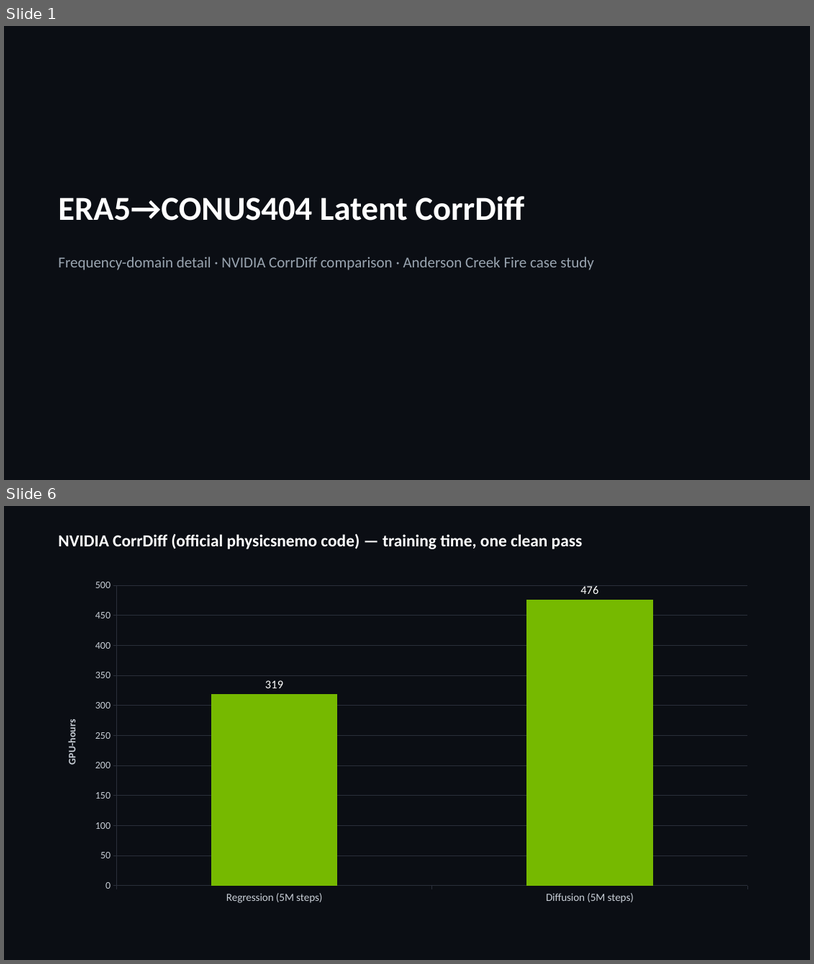
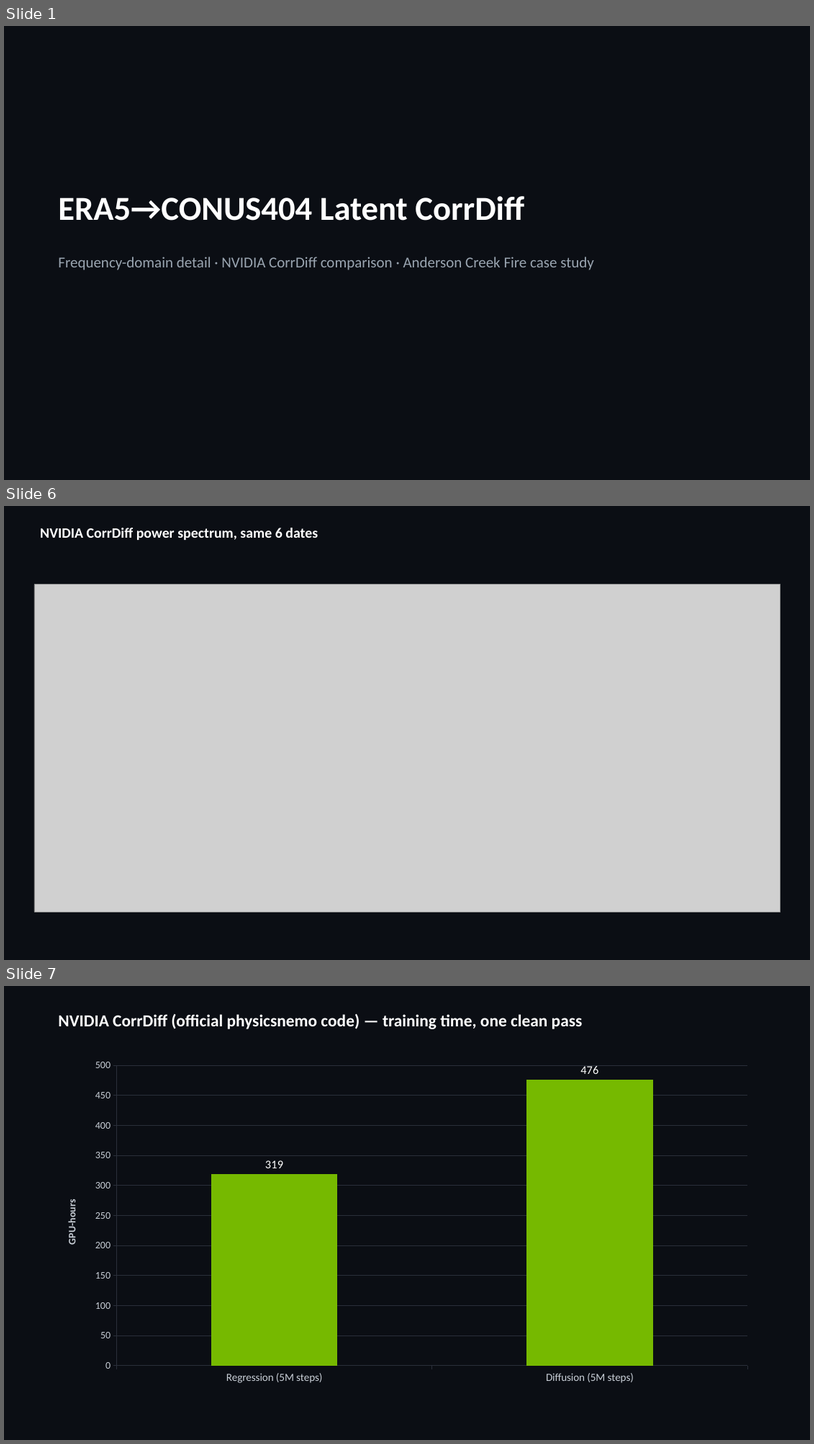
Before and after one commit to milhud/diffusion_downscaling_model, a slide deck: results/corrdiff_comparison/corrdiff_benchmark_slides.pptx. Shown one above the other, each under a label of ours: slides 1 and 6 before the commit, slides 1, 6 and 7 after it; the slides between them are not shown. The pictures are 814x964 and 814x1444 pixels, drawn with LibreOffice and Linux fonts; fonts in the diff are those of the drawing; grey boxes stand for pictures. Boxes give left, top, right and bottom in pixels: in the first picture for what was removed or moved away, otherwise in the second. Text is boxed around its words. In the diff, an @@ line names an element or a change of style, - is before the commit and + after.

```diff
--- a/results/corrdiff_comparison/corrdiff_benchmark_slides.pptx
+++ b/results/corrdiff_comparison/corrdiff_benchmark_slides.pptx
@@ slide 6 added at box(4, 506, 810, 960), background #0B0E14 @@
@@ text added at box(40, 528, 318, 540), 17 pt, text #FFFFFF, bold @@
+NVIDIA CorrDiff power spectrum, same 6 dates
@@ picture added at box(34, 584, 780, 912) @@
@@ what was slide 6 is now slide 7 @@
```
Also in this commit, not shown: 18 other slides added, 11 slides removed, 25 other files.
